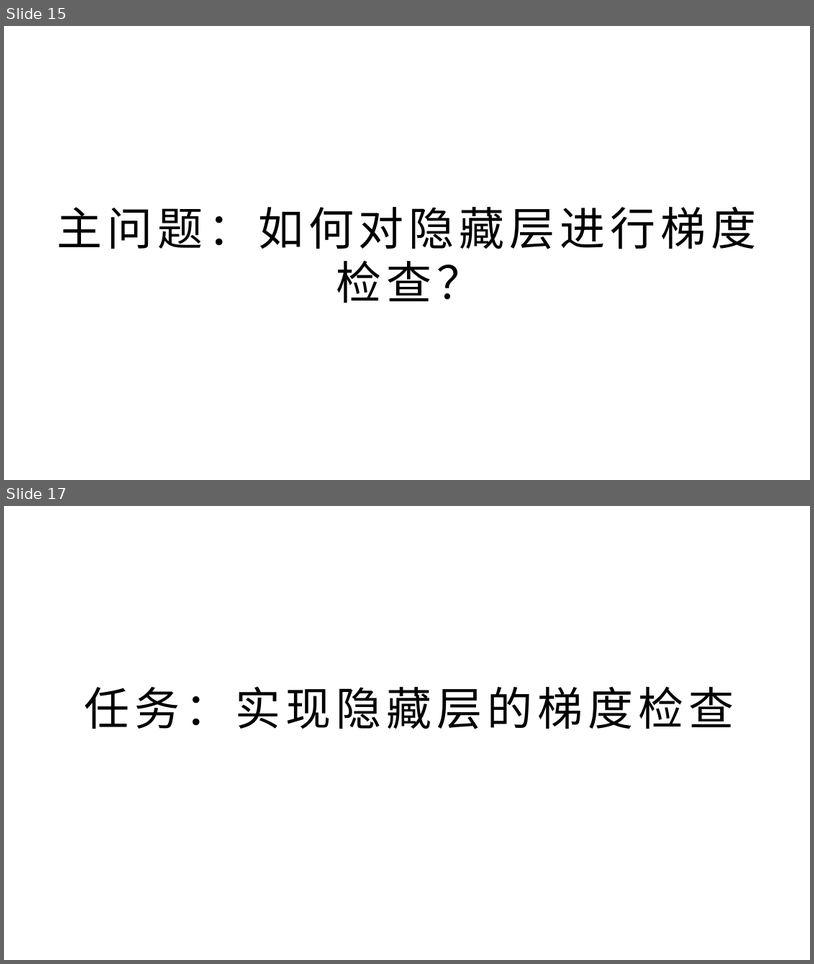
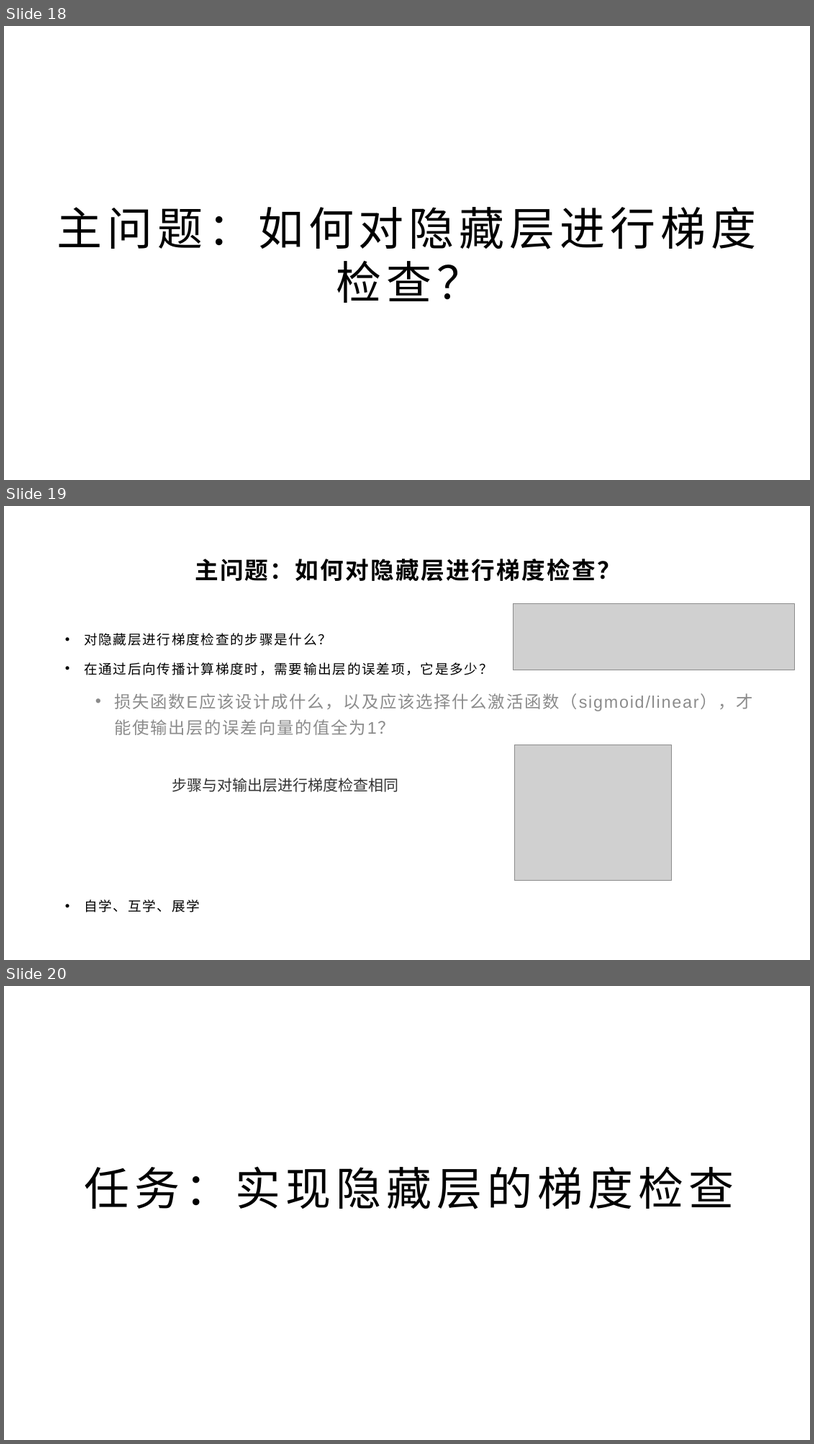
Before and after one commit to yyc-git/DeepLearningEdu, a slide deck: lessons/4_gradient_check/ppt/全连接层的梯度检查.pptx. Shown one above the other, each under a label of ours: slides 15 and 17 before the commit, slides 18, 19 and 20 after it; the slides between them are not shown. The pictures are 814x964 and 814x1444 pixels, drawn with LibreOffice and Linux fonts; fonts in the diff are those of the drawing; grey boxes stand for pictures; background and template pictures are left out. Boxes give left, top, right and bottom in pixels: in the first picture for what was removed or moved away, otherwise in the second. Text is boxed around its words. In the diff, an @@ line names an element or a change of style, - is before the commit and + after.

```diff
--- a/lessons/4_gradient_check/ppt/全连接层的梯度检查.pptx
+++ b/lessons/4_gradient_check/ppt/全连接层的梯度检查.pptx
@@ slide 19 added at bbox=[4, 506, 810, 960], background picture (left out) @@
@@ title added at bbox=[195, 559, 621, 581], 28 pt, text #000000, bold @@
+主问题：如何对隐藏层进行梯度检查？
@@ picture added at bbox=[513, 603, 795, 670] @@
@@ text added at bbox=[84, 633, 754, 912], 20 pt, text #8C8C8C @@
+• 对隐藏层进行梯度检查的步骤是什么？
+• 在通过后向传播计算梯度时，需要输出层的误差项，它是多少？
+  • 损失函数E应该设计成什么，以及应该选择什么激活函数（sigmoid/linear），才能使输出层的误差向量的值全为1？
+• 自学、互学、展学
@@ picture added at bbox=[515, 745, 672, 880] @@
@@ text added at bbox=[172, 777, 399, 792], 18 pt, text #333333 @@
+步骤与对输出层进行梯度检查相同
@@ what was slide 15 is now slide 18 @@
@@ what was slide 17 is now slide 20 @@
```
Also in this commit, not shown: 6 slides changed, 3 other slides added, 1 slide removed, 1 other file.
